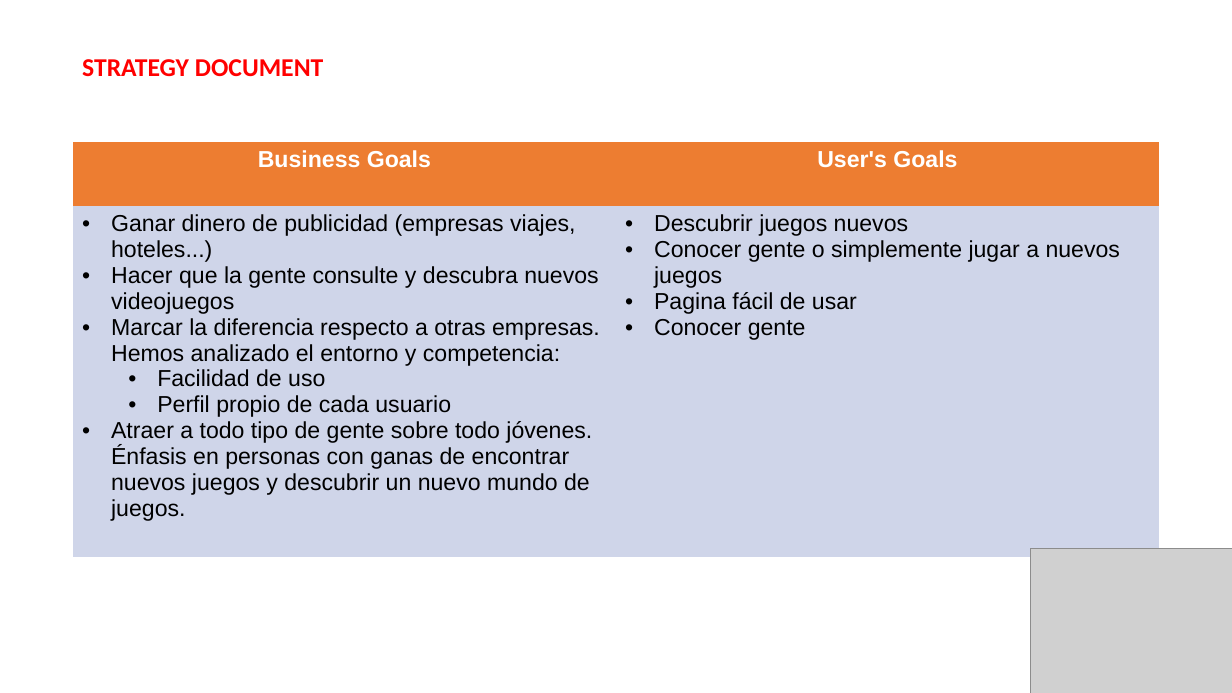
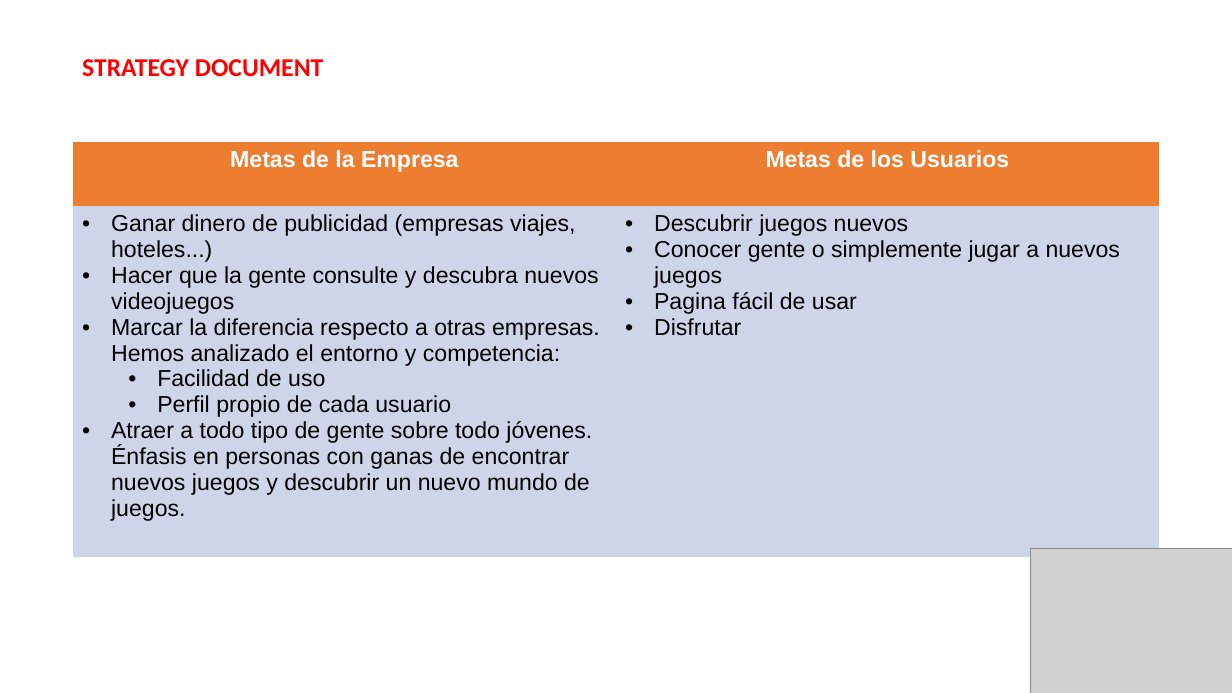
Before and after one commit to albellna/Gamedia_PI, a slide deck: slide 2 of Estilos/Scrum/Scrum_Gamedia.pptx. Drawn at 1232x693 pixels with LibreOffice and Linux fonts; fonts in the diff are those of the drawing; grey boxes stand for pictures. Boxes give left, top, right and bottom in pixels: in the first picture for what was removed or moved away, otherwise in the second. Text is boxed around its words. In the diff, an @@ line names an element or a change of style, - is before the commit and + after.

```diff
--- a/Estilos/Scrum/Scrum_Gamedia.pptx
+++ b/Estilos/Scrum/Scrum_Gamedia.pptx
@@ table at (73,141,1160,576) @@
-row 1, column 1: Business Goals
+row 1, column 1: Metas de la Empresa
-row 1, column 2: User's Goals
+row 1, column 2: Metas de los Usuarios
-row 2, column 2: Descubrir juegos nuevos / Conocer gente o simplemente jugar a nuevos juegos / Pagina fácil de usar / Conocer gente
+row 2, column 2: Descubrir juegos nuevos / Conocer gente o simplemente jugar a nuevos juegos / Pagina fácil de usar / Disfrutar
```
Also in this commit, not shown: 4 other slides changed.
